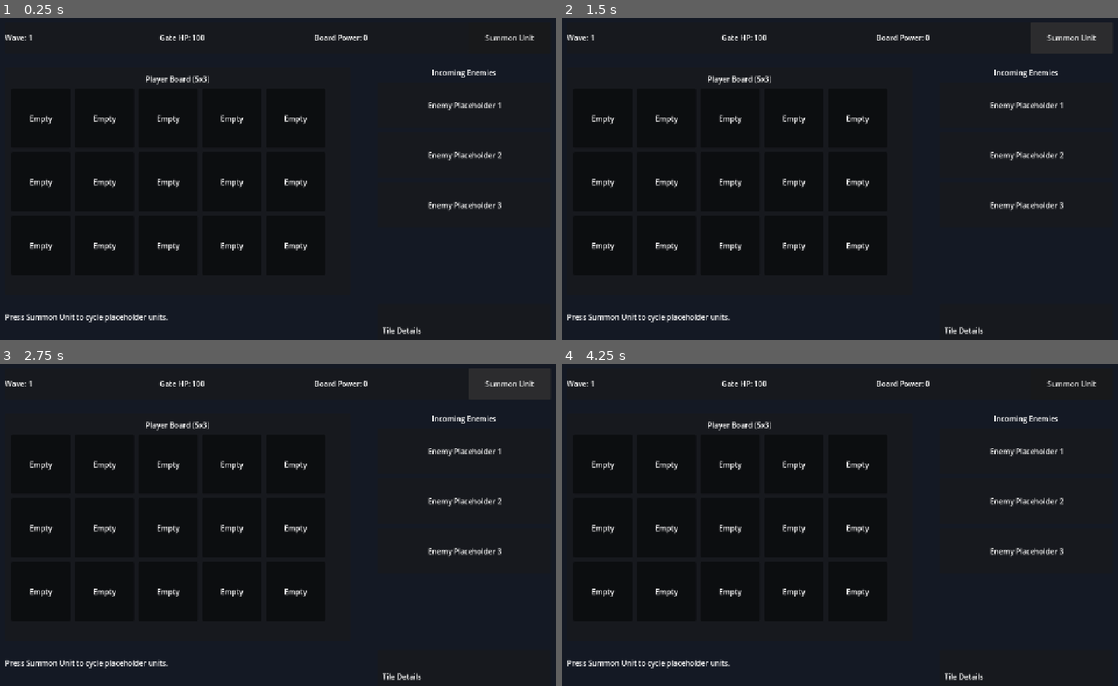
Above: before the commit, frames 1-4 (two rows, left to right).
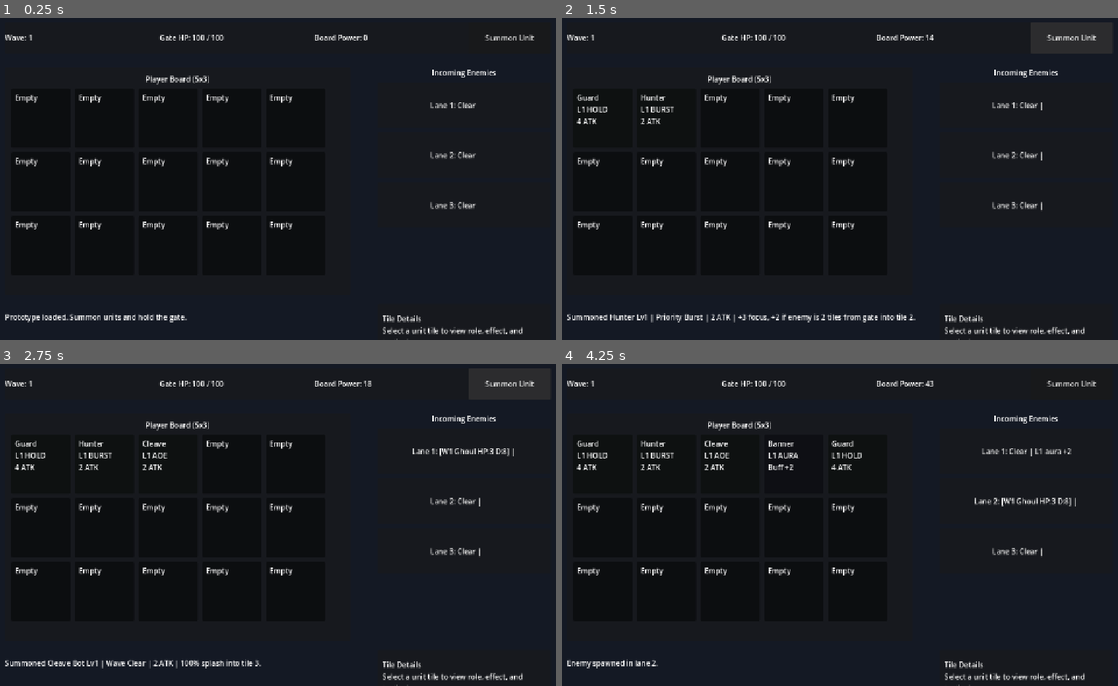
Above: after the commit, the same moments.

Repository: D3MISEarch/AbyssFall-merge-defense
Game: Godot game, scene res://scenes/Main.tscn
The game is run twice, just before and just after one commit, with the same random seed, the same clock (stepped at 60 frames per second) and the same inputs.
Inputs (mouse positions are in pixels of both pictures, inside the frame that each line leads up to):
- Up to frame 1 (0.25 s): no input
- Up to frame 2 (1.5 s): click "Summon Unit" at 0.5 s; click "Summon Unit" at 1.25 s
- Up to frame 3 (2.75 s): click "Summon Unit" at 2 s
- Up to frame 4 (4.25 s): tap Enter at 2.75 s; move the mouse to (973, 505) at 2.77 s; click (973, 505) at 2.92 s; tap Space at 3.5 s; move the mouse to (728, 537) at 3.52 s; click (728, 537) at 3.67 s

The runs differ from the first frame. In frame 1, 3.1% of the frame differs, in the area x 2-94%, y 5-100%; in frame 2, 3.6%; in frame 3, 3.6%; in frame 4, 3.7%, in the area x 1-94%, y 5-100%.
Error before the commit: Parse Error: Cannot infer the type of "summoned_name" variable because the value doesn't have a set type. (res://scripts/main.gd:158)

Commit message:
Add combat readability feedback and harden GDScript typing

Diff:
--- a/scripts/main.gd
+++ b/scripts/main.gd
@@ -1,30 +1,30 @@
 extends Control
 
-const BOARD_COLUMNS := 5
-const BOARD_ROWS := 3
-const EMPTY_TILE_TEXT := "Empty"
-const MAX_LEVEL := 3
-
-const LANE_COUNT := 3
-const LANE_LENGTH := 8
-const SPAWN_INTERVAL_SECONDS := 2.0
-const ADVANCE_INTERVAL_SECONDS := 1.0
-const BASE_GATE_HP := 100
-
-const UNIT_ROTATION := ["Lane Guard", "Hunter", "Cleave Bot", "Banner"]
-const ROLE_TAGS := {
+const BOARD_COLUMNS: int = 5
+const BOARD_ROWS: int = 3
+const EMPTY_TILE_TEXT: String = "Empty"
+const MAX_LEVEL: int = 3
+
+const LANE_COUNT: int = 3
+const LANE_LENGTH: int = 8
+const SPAWN_INTERVAL_SECONDS: float = 2.0
+const ADVANCE_INTERVAL_SECONDS: float = 1.0
+const BASE_GATE_HP: int = 100
+
+const UNIT_ROTATION: Array[String] = ["Lane Guard", "Hunter", "Cleave Bot", "Banner"]
+const ROLE_TAGS: Dictionary = {
 	"lane": "HOLD",
 	"single": "BURST",
 	"cleave": "AOE",
 	"support": "AURA"
 }
-const UNIT_SHORT_NAMES := {
+const UNIT_SHORT_NAMES: Dictionary = {
 	"Lane Guard": "Guard",
 	"Hunter": "Hunter",
 	"Cleave Bot": "Cleave",
 	"Banner": "Banner"
 }
-const UNIT_DEFINITIONS := {
+const UNIT_DEFINITIONS: Dictionary = {
 	"Lane Guard": {
 		"role": "lane",
 		"label": "Lane Holder",
@@ -63,20 +63,27 @@
 	}
 }
 
-var next_unit := 0
+const SUPPORT_PANEL_COLOR: Color = Color(0.33, 0.33, 0.54, 1.0)
+const ATTACK_PANEL_COLOR: Color = Color(0.31, 0.47, 0.38, 1.0)
+const EMPTY_PANEL_COLOR: Color = Color(0.22, 0.24, 0.31, 1.0)
+const SELECTED_PANEL_COLOR: Color = Color(0.92, 0.75, 0.32, 1.0)
+const MERGE_FLASH_COLOR: Color = Color(0.98, 0.97, 0.72, 1.0)
+
+var next_unit: int = 0
 var board_units: Array[Dictionary] = []
 var tile_panels: Array[Panel] = []
 var tile_labels: Array[Label] = []
-var selected_tile_index := -1
-
-var gate_hp := BASE_GATE_HP
-var wave_number := 1
-var spawned_enemies_total := 0
-var next_spawn_lane := 0
-var game_over := false
-var spawn_timer := 0.0
-var advance_timer := 0.0
+var selected_tile_index: int = -1
+
+var gate_hp: int = BASE_GATE_HP
+var wave_number: int = 1
+var spawned_enemies_total: int = 0
+var next_spawn_lane: int = 0
+var game_over: bool = false
+var spawn_timer: float = 0.0
+var advance_timer: float = 0.0
 var enemy_lanes: Array[Array] = []
+var support_feedback_lines: Array[String] = []
 
 @onready var summon_button: Button = $TopBar/TopRow/SummonButton
 @onready var status_label: Label = $StatusLabel
@@ -102,12 +109,12 @@
 		enemy_lanes[lane_index] = []
 
 	for i in tile_grid.get_child_count():
-		var tile := tile_grid.get_child(i)
-		var panel := tile as Panel
+		var tile: Node = tile_grid.get_child(i)
+		var panel: Panel = tile as Panel
 		if panel == null:
 			continue
 		tile_panels.append(panel)
-		var label := panel.get_node("TileLabel") as Label
+		var label: Label = panel.get_node("TileLabel") as Label
 		tile_labels.append(label)
 		label.anchors_preset = Control.PRESET_FULL_RECT
 		label.offset_left = 8.0
@@ -150,22 +157,24 @@
 		status_label.text = "The gate has fallen. Restart the scene to try again."
 		return
 
-	var empty_index := _find_empty_tile()
+	var empty_index: int = _find_empty_tile()
 	if empty_index == -1:
 		status_label.text = "Board is full. Merge or clear a tile before summoning."
 		return
 
-	var summoned_name := UNIT_ROTATION[next_unit]
+	var summoned_name: String = UNIT_ROTATION[next_unit]
 	next_unit = (next_unit + 1) % UNIT_ROTATION.size()
 	board_units[empty_index] = {"name": summoned_name, "level": 1}
 	_render_board()
+	_update_support_feedback_ui()
+	_update_enemy_lane_ui()
 	status_label.text = "Summoned %s into tile %d." % [_format_unit(board_units[empty_index]), empty_index + 1]
 
 func _on_tile_gui_input(event: InputEvent, tile_index: int) -> void:
 	if game_over:
 		return
 
-	var mouse_button := event as InputEventMouseButton
+	var mouse_button: InputEventMouseButton = event as InputEventMouseButton
 	if mouse_button == null:
 		return
 	if mouse_button.button_index != MOUSE_BUTTON_LEFT or not mouse_button.pressed:
@@ -197,8 +206,8 @@
 	_attempt_merge(selected_tile_index, tile_index)
 
 func _attempt_merge(from_index: int, to_index: int) -> void:
-	var from_unit := board_units[from_index]
-	var to_unit := board_units[to_index]
+	var from_unit: Dictionary = board_units[from_index]
+	var to_unit: Dictionary = board_units[to_index]
 
 	if from_unit["name"] != to_unit["name"]:
 		status_label.text = "Invalid merge: unit names do not match."
@@ -224,17 +233,20 @@
 	board_units[from_index] = {}
 	board_units[to_index] = {"name": to_unit["name"], "level": int(to_unit["level"]) + 1}
 	status_label.text = "Merged into %s on tile %d." % [_format_unit(board_units[to_index]), to_index + 1]
+	_show_merge_feedback(to_index)
 	selected_tile_index = -1
 	_update_selection_detail()
 	_render_board()
+	_update_support_feedback_ui()
+	_update_enemy_lane_ui()
 
 func _spawn_enemy() -> void:
-	var lane_index := next_spawn_lane
+	var lane_index: int = next_spawn_lane
 	next_spawn_lane = (next_spawn_lane + 1) % LANE_COUNT
 
-	var enemy_hp := 2 + wave_number
-	var enemy_damage := 5 + wave_number
-	var enemy := {
+	var enemy_hp: int = 2 + wave_number
+	var enemy_damage: int = 5 + wave_number
+	var enemy: Dictionary = {
 		"name": "W%d Ghoul" % wave_number,
 		"hp": enemy_hp,
 		"max_hp": enemy_hp,
@@ -257,21 +269,24 @@
 	_update_enemy_lane_ui()
 
 func _apply_board_auto_damage() -> void:
+	support_feedback_lines.clear()
 	for lane_index in LANE_COUNT:
 		if enemy_lanes[lane_index].is_empty():
 			continue
 
-		var lane_support_bonus := _get_lane_support_bonus(lane_index)
+		var lane_support_bonus: int = _get_lane_support_bonus(lane_index)
+		if lane_support_bonus > 0:
+			support_feedback_lines.append("L%d aura +%d" % [lane_index + 1, lane_support_bonus])
 		for column in BOARD_COLUMNS:
-			var tile_index := lane_index * BOARD_COLUMNS + column
+			var tile_index: int = lane_index * BOARD_COLUMNS + column
 			if tile_index >= board_units.size() or _is_tile_empty(tile_index):
 				continue
 			if enemy_lanes[lane_index].is_empty():
 				break
 
-			var unit := board_units[tile_index]
-			var role := _get_unit_role(unit)
-			var damage := _get_unit_base_damage(unit)
+			var unit: Dictionary = board_units[tile_index]
+			var role: String = _get_unit_role(unit)
+			var damage: int = _get_unit_base_damage(unit)
 
 			if role == "support":
 				continue
@@ -283,23 +298,25 @@
 					damage += int(_get_unit_stat(unit, "crowd_bonus", 0))
 			elif role == "single":
 				damage += int(_get_unit_stat(unit, "focus_bonus", 0))
-				var front_progress := _get_front_enemy_progress(lane_index)
+				var front_progress: int = _get_front_enemy_progress(lane_index)
 				if LANE_LENGTH - front_progress <= int(_get_unit_stat(unit, "execute_range", 0)):
 					damage += int(_get_unit_stat(unit, "execute_bonus", 0))
 
 			_damage_front_enemy(lane_index, damage)
 			if role == "cleave":
-				var splash_ratio := float(_get_unit_stat(unit, "splash_ratio", 0.0))
-				var splash_damage := int(round(float(damage) * splash_ratio))
+				var splash_ratio: float = float(_get_unit_stat(unit, "splash_ratio", 0.0))
+				var splash_damage: int = int(round(float(damage) * splash_ratio))
 				_damage_secondary_enemy(lane_index, splash_damage)
+	_update_support_feedback_ui()
 
 func _damage_front_enemy(lane_index: int, damage: int) -> void:
 	if damage <= 0 or enemy_lanes[lane_index].is_empty():
 		return
 
-	var front_index := _get_front_enemy_index(enemy_lanes[lane_index])
-	var enemy := enemy_lanes[lane_index][front_index]
+	var front_index: int = _get_front_enemy_index(enemy_lanes[lane_index])
+	var enemy: Dictionary = enemy_lanes[lane_index][front_index]
 	enemy["hp"] = int(enemy["hp"]) - damage
+	_spawn_lane_popup(lane_index, "-%d" % damage, Color(1.0, 0.5, 0.5, 1.0))
 
 	if int(enemy["hp"]) <= 0:
 		enemy_lanes[lane_index].remove_at(front_index)
@@ -311,10 +328,11 @@
 	if damage <= 0 or enemy_lanes[lane_index].size() < 2:
 		return
 
-	var sorted_indices := _get_enemy_indices_by_progress(enemy_lanes[lane_index])
-	var secondary_index := sorted_indices[1]
-	var enemy := enemy_lanes[lane_index][secondary_index]
+	var sorted_indices: Array[int] = _get_enemy_indices_by_progress(enemy_lanes[lane_index])
+	var secondary_index: int = sorted_indices[1]
+	var enemy: Dictionary = enemy_lanes[lane_index][secondary_index]
 	enemy["hp"] = int(enemy["hp"]) - damage
+	_spawn_lane_popup(lane_index, "splash -%d" % damage, Color(1.0, 0.75, 0.4, 1.0))
 
 	if int(enemy["hp"]) <= 0:
 		enemy_lanes[lane_index].remove_at(secondary_index)
@@ -328,13 +346,15 @@
 			continue
 
 		for enemy_index in range(enemy_lanes[lane_index].size() - 1, -1, -1):
-			var enemy := enemy_lanes[lane_index][enemy_index]
+			var enemy: Dictionary = enemy_lanes[lane_index][enemy_index]
 			enemy["progress"] = int(enemy["progress"]) + 1
 
 			if int(enemy["progress"]) >= LANE_LENGTH:
-				gate_hp = max(0, gate_hp - int(enemy["damage"]))
+				var gate_damage: int = int(enemy["damage"])
+				gate_hp = max(0, gate_hp - gate_damage)
 				enemy_lanes[lane_index].remove_at(enemy_index)
-				status_label.text = "The gate was hit from lane %d!" % [lane_index + 1]
+				status_label.text = "The gate was hit from lane %d for %d!" % [lane_index + 1, gate_damage]
+				_show_gate_hit_feedback(gate_damage)
 			else:
 				enemy_lanes[lane_index][enemy_index] = enemy
 
@@ -352,18 +372,18 @@
 
 func _render_board() -> void:
 	for i in board_units.size():
-		var occupied := not _is_tile_empty(i)
+		var occupied: bool = not _is_tile_empty(i)
 		tile_labels[i].text = _format_tile_unit(board_units[i]) if occupied else EMPTY_TILE_TEXT
 
 		if i == selected_tile_index:
-			tile_panels[i].self_modulate = Color(0.92, 0.75, 0.32, 1.0)
+			tile_panels[i].self_modulate = SELECTED_PANEL_COLOR
 		else:
 			if not occupied:
-				tile_panels[i].self_modulate = Color(0.22, 0.24, 0.31, 1.0)
+				tile_panels[i].self_modulate = EMPTY_PANEL_COLOR
 			elif _get_unit_role(board_units[i]) == "support":
-				tile_panels[i].self_modulate = Color(0.33, 0.33, 0.54, 1.0)
+				tile_panels[i].self_modulate = SUPPORT_PANEL_COLOR
 			else:
-				tile_panels[i].self_modulate = Color(0.31, 0.47, 0.38, 1.0)
+				tile_panels[i].self_modulate = ATTACK_PANEL_COLOR
 	_update_board_power_ui()
 
 func _update_wave_ui() -> void:
@@ -377,24 +397,33 @@
 
 func _update_enemy_lane_ui() -> void:
 	for lane_index in LANE_COUNT:
-		var lane_text := "Lane %d: " % [lane_index + 1]
+		var lane_text: String = "Lane %d: " % [lane_index + 1]
 		if enemy_lanes[lane_index].is_empty():
-			enemy_labels[lane_index].text = lane_text + "Clear"
+			var clear_line: String = lane_text + "Clear"
+			if lane_index < support_feedback_lines.size():
+				clear_line += " | " + support_feedback_lines[lane_index]
+			enemy_labels[lane_index].text = clear_line
 			continue
 
 		var segments: Array[String] = []
-		for enemy in enemy_lanes[lane_index]:
-			var progress := int(enemy["progress"])
-			var distance_to_gate := LANE_LENGTH - progress
+		for enemy_data in enemy_lanes[lane_index]:
+			var enemy: Dictionary = enemy_data
+			var progress: int = int(enemy["progress"])
+			var distance_to_gate: int = LANE_LENGTH - progress
 			segments.append("[%s HP:%d D:%d]" % [enemy["name"], int(enemy["hp"]), distance_to_gate])
-		enemy_labels[lane_index].text = lane_text + " ".join(segments)
+		var lane_line: String = lane_text + " ".join(segments)
+		if lane_index < support_feedback_lines.size():
+			lane_line += " | " + support_feedback_lines[lane_index]
+		enemy_labels[lane_index].text = lane_line
 
 func _get_front_enemy_index(lane_enemies: Array) -> int:
-	var selected_index := 0
-	var furthest_progress := int(lane_enemies[0]["progress"])
+	var selected_index: int = 0
+	var first_enemy: Dictionary = lane_enemies[0]
+	var furthest_progress: int = int(first_enemy["progress"])
 
 	for i in lane_enemies.size():
-		var candidate_progress := int(lane_enemies[i]["progress"])
+		var enemy: Dictionary = lane_enemies[i]
+		var candidate_progress: int = int(enemy["progress"])
 		if candidate_progress > furthest_progress:
 			furthest_progress = candidate_progress
 			selected_index = i
@@ -404,8 +433,9 @@
 func _get_front_enemy_progress(lane_index: int) -> int:
 	if enemy_lanes[lane_index].is_empty():
 		return 0
-	var front_index := _get_front_enemy_index(enemy_lanes[lane_index])
-	return int(enemy_lanes[lane_index][front_index]["progress"])
+	var front_index: int = _get_front_enemy_index(enemy_lanes[lane_index])
+	var enemy: Dictionary = enemy_lanes[lane_index][front_index]
+	return int(enemy["progress"])
 
 func _get_enemy_indices_by_progress(lane_enemies: Array) -> Array[int]:
 	var ordered_indices: Array[int] = []
@@ -418,30 +448,30 @@
 	return ordered_indices
 
 func _get_lane_support_bonus(lane_index: int) -> int:
-	var bonus := 0
+	var bonus: int = 0
 	for column in BOARD_COLUMNS:
-		var tile_index := lane_index * BOARD_COLUMNS + column
+		var tile_index: int = lane_index * BOARD_COLUMNS + column
 		if tile_index >= board_units.size() or _is_tile_empty(tile_index):
 			continue
-		var unit := board_units[tile_index]
+		var unit: Dictionary = board_units[tile_index]
 		if _get_unit_role(unit) != "support":
 			continue
 		bonus += int(_get_unit_stat(unit, "lane_buff_per_level", 0)) * int(unit["level"])
 	return bonus
 
 func _get_board_power() -> int:
-	var total_power := 0
+	var total_power: int = 0
 	for lane_index in LANE_COUNT:
-		var lane_support_bonus := _get_lane_support_bonus(lane_index)
+		var lane_support_bonus: int = _get_lane_support_bonus(lane_index)
 		for column in BOARD_COLUMNS:
-			var tile_index := lane_index * BOARD_COLUMNS + column
+			var tile_index: int = lane_index * BOARD_COLUMNS + column
 			if tile_index >= board_units.size() or _is_tile_empty(tile_index):
 				continue
-			var unit := board_units[tile_index]
-			var role := _get_unit_role(unit)
-			var unit_power := _get_unit_base_damage(unit)
+			var unit: Dictionary = board_units[tile_index]
+			var role: String = _get_unit_role(unit)
+			var unit_power: int = _get_unit_base_damage(unit)
 			if role == "support":
-				var ally_count := _get_lane_non_support_count(lane_index)
+				var ally_count: int = _get_lane_non_support_count(lane_index)
 				unit_power = int(_get_unit_stat(unit, "lane_buff_per_level", 0)) * int(unit["level"]) * max(1, ally_count)
 			else:
 				unit_power += lane_support_bonus
@@ -457,9 +487,9 @@
 	return total_power
 
 func _get_lane_non_support_count(lane_index: int) -> int:
-	var count := 0
+	var count: int = 0
 	for column in BOARD_COLUMNS:
-		var tile_index := lane_index * BOARD_COLUMNS + column
+		var tile_index: int = lane_index * BOARD_COLUMNS + column
 		if tile_index >= board_units.size() or _is_tile_empty(tile_index):
 			continue
 		if _get_unit_role(board_units[tile_index]) == "support":
@@ -468,17 +498,17 @@
 	return count
 
 func _get_unit_base_damage(unit: Dictionary) -> int:
-	var level := int(unit["level"])
-	var unit_info := _get_unit_definition(unit)
-	var multipliers := unit_info.get("level_damage_multiplier", {})
-	var level_multiplier := int(multipliers.get(level, level))
+	var level: int = int(unit["level"])
+	var unit_info: Dictionary = _get_unit_definition(unit)
+	var multipliers: Dictionary = unit_info.get("level_damage_multiplier", {})
+	var level_multiplier: int = int(multipliers.get(level, level))
 	return int(unit_info.get("base_damage", 0)) * level_multiplier
 
 func _get_unit_role(unit: Dictionary) -> String:
 	return str(_get_unit_definition(unit).get("role", "single"))
 
 func _get_unit_definition(unit: Dictionary) -> Dictionary:
-	var unit_name := str(unit.get("name", ""))
+	var unit_name: String = str(unit.get("name", ""))
 	return UNIT_DEFINITIONS.get(unit_name, UNIT_DEFINITIONS["Hunter"])
 
 func _get_unit_stat(unit: Dictionary, stat_name: String, default_value: Variant) -> Variant:
@@ -494,15 +524,15 @@
 	return board_units[tile_index].is_empty()
 
 func _format_unit(unit: Dictionary) -> String:
-	var role_label := str(_get_unit_definition(unit).get("label", "Role"))
-	var damage := _get_unit_base_damage(unit)
-	var effect_text := _get_unit_effect_text(unit)
+	var role_label: String = str(_get_unit_definition(unit).get("label", "Role"))
+	var damage: int = _get_unit_base_damage(unit)
+	var effect_text: String = _get_unit_effect_text(unit)
 	return "%s Lv%d | %s | %d ATK | %s" % [unit["name"], int(unit["level"]), role_label, damage, effect_text]
 
 func _format_tile_unit(unit: Dictionary) -> String:
-	var role_tag := _get_unit_role_tag(unit)
-	var unit_name := _get_unit_short_name(unit)
-	var atk_text := "%d ATK" % _get_unit_base_damage(unit)
+	var role_tag: String = _get_unit_role_tag(unit)
+	var unit_name: String = _get_unit_short_name(unit)
+	var atk_text: String = "%d ATK" % _get_unit_base_damage(unit)
 	if _get_unit_role(unit) == "support":
 		atk_text = "Buff +%d" % (int(_get_unit_stat(unit, "lane_buff_per_level", 0)) * int(unit["level"]))
 	return "%s\nL%d %s\n%s" % [unit_name, int(unit["level"]), role_tag, atk_text]
@@ -514,8 +544,8 @@
 	return str(ROLE_TAGS.get(_get_unit_role(unit), ""))
 
 func _get_unit_effect_text(unit: Dictionary) -> String:
-	var role := _get_unit_role(unit)
-	var level := int(unit["level"])
+	var role: String = _get_unit_role(unit)
+	var level: int = int(unit["level"])
 	if role == "lane":
 		return "+%d flat, +%d when %d+ enemies in lane" % [
 			int(_get_unit_stat(unit, "lane_bonus", 0)),
@@ -529,10 +559,10 @@
 			int(_get_unit_stat(unit, "execute_range", 0))
 		]
 	if role == "cleave":
-		var splash_percent := int(round(float(_get_unit_stat(unit, "splash_ratio", 0.0)) * 100.0))
+		var splash_percent: int = int(round(float(_get_unit_stat(unit, "splash_ratio", 0.0)) * 100.0))
 		return "%d%% splash" % splash_percent
 	if role == "support":
-		var buff_total := int(_get_unit_stat(unit, "lane_buff_per_level", 0)) * level
+		var buff_total: int = int(_get_unit_stat(unit, "lane_buff_per_level", 0)) * level
 		return "Lane allies gain +%d damage each" % buff_total
 	return "No effect"
 
@@ -544,8 +574,8 @@
 		unit_detail_label.text = "Tile Details\nSelect a unit tile to view role, effect, and tactical use."
 		return
 
-	var unit := board_units[selected_tile_index]
-	var role_label := str(_get_unit_definition(unit).get("label", "Role"))
+	var unit: Dictionary = board_units[selected_tile_index]
+	var role_label: String = str(_get_unit_definition(unit).get("label", "Role"))
 	unit_detail_label.text = "Tile %d • %s\nRole: %s (%s)\nEffect: %s\nWhy use it: %s" % [
 		selected_tile_index + 1,
 		_format_unit(unit),
@@ -554,3 +584,53 @@
 		_get_unit_effect_text(unit),
 		_get_unit_why_text(unit)
 	]
+
+func _update_support_feedback_ui() -> void:
+	var lines: Array[String] = []
+	for lane_index in LANE_COUNT:
+		var lane_bonus: int = _get_lane_support_bonus(lane_index)
+		if lane_bonus > 0:
+			lines.append("L%d aura +%d" % [lane_index + 1, lane_bonus])
+		else:
+			lines.append("")
+	support_feedback_lines = lines
+
+func _show_merge_feedback(tile_index: int) -> void:
+	if tile_index < 0 or tile_index >= tile_panels.size():
+		return
+	var panel: Panel = tile_panels[tile_index]
+	var base_color: Color = panel.self_modulate
+	var tween: Tween = create_tween()
+	tween.tween_property(panel, "self_modulate", MERGE_FLASH_COLOR, 0.12)
+	tween.tween_property(panel, "self_modulate", base_color, 0.20)
+	_spawn_floating_text(panel, "MERGED", Color(0.95, 0.95, 0.5, 1.0), Vector2(20.0, 8.0))
+
+func _show_gate_hit_feedback(damage: int) -> void:
+	var tween: Tween = create_tween()
+	tween.tween_property(gate_label, "modulate", Color(1.0, 0.45, 0.45, 1.0), 0.10)
+	tween.tween_property(gate_label, "modulate", Color(1.0, 1.0, 1.0, 1.0), 0.22)
+	_spawn_floating_text(gate_label, "-%d HP" % damage, Color(1.0, 0.45, 0.45, 1.0), Vector2(24.0, 0.0))
+
+func _spawn_lane_popup(lane_index: int, text: String, color: Color) -> void:
+	if lane_index < 0 or lane_index >= enemy_labels.size():
+		return
+	var host: Label = enemy_labels[lane_index]
+	_spawn_floating_text(host, text, color, Vector2(host.size.x - 48.0, 0.0))
+
+func _spawn_floating_text(host: Control, text: String, color: Color, offset: Vector2) -> void:
+	var popup: Label = Label.new()
+	popup.text = text
+	popup.modulate = color
+	popup.z_index = 50
+	popup.position = offset
+	popup.add_theme_font_size_override("font_size", 14)
+	popup.mouse_filter = Control.MOUSE_FILTER_IGNORE
+	host.add_child(popup)
+
+	var tween: Tween = create_tween()
+	tween.tween_property(popup, "position:y", popup.position.y - 18.0, 0.35)
+	tween.parallel().tween_property(popup, "modulate:a", 0.0, 0.35)
+	tween.finished.connect(func() -> void:
+		if is_instance_valid(popup):
+			popup.queue_free()
+	)
